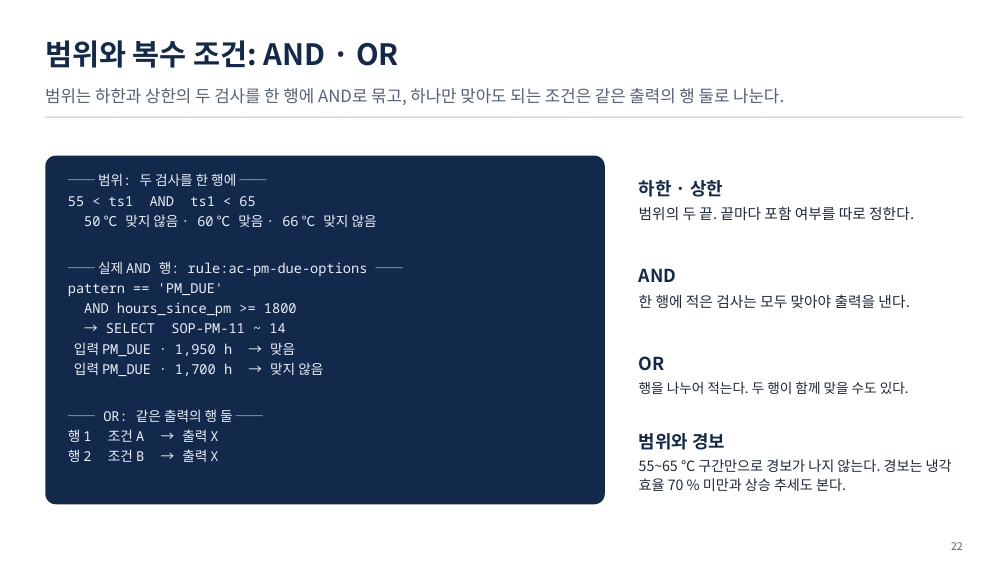
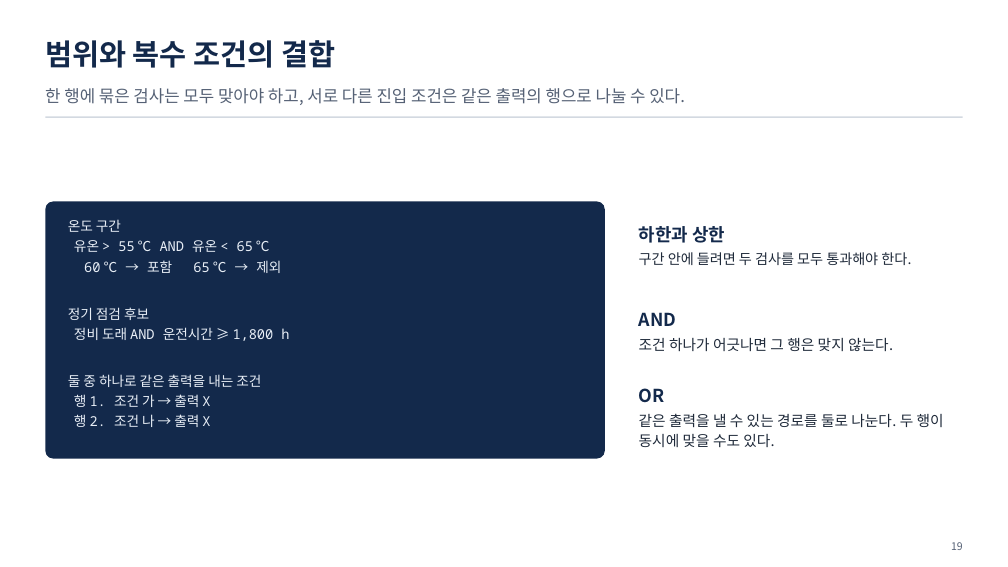
Before and after one commit to uengine-oss/hyd-iot-edu, a slide deck: slide 19 of workspace/강의제작/산출물/통합반/이론/03회차/통합반_03일차.pptx (slide 22 before the commit). Drawn at 1008x567 pixels with LibreOffice and Linux fonts; fonts in the diff are those of the drawing. Boxes give left, top, right and bottom in pixels: in the first picture for what was removed or moved away, otherwise in the second. Text is boxed around its words. In the diff, an @@ line names an element or a change of style, - is before the commit and + after.

```diff
--- a/workspace/강의제작/산출물/통합반/이론/03회차/통합반_03일차.pptx
+++ b/workspace/강의제작/산출물/통합반/이론/03회차/통합반_03일차.pptx
@@ text at [45,40,335,68]: text changed @@
-범위와 복수 조건: AND · OR
+범위와 복수 조건의 결합
@@ text at [45,88,685,105]: text changed @@
-범위는 하한과 상한의 두 검사를 한 행에 AND로 묶고, 하나만 맞아도 되는 조건은 같은 출력의 행 둘로 나눈다.
+한 행에 묶은 검사는 모두 맞아야 하고, 서로 다른 진입 조건은 같은 출력의 행으로 나눌 수 있다.
@@ rounded rectangle: place and size @@
-rounded rectangle at [45,156,605,504]
+rounded rectangle at [45,201,605,458]
@@ text at [68,220,289,427]: text changed; font Noto Sans Mono to Noto Sans CJK KR @@
-── 범위: 두 검사를 한 행에 ──
-55 < ts1 AND ts1 < 65
-50 ℃ 맞지 않음 · 60 ℃ 맞음 · 66 ℃ 맞지 않음
-── 실제 AND 행: rule:ac-pm-due-options ──
-pattern == 'PM_DUE'
-AND hours_since_pm >= 1800
-→ SELECT SOP-PM-11 ~ 14
-입력 PM_DUE · 1,950 h → 맞음
-입력 PM_DUE · 1,700 h → 맞지 않음
-── OR: 같은 출력의 행 둘 ──
-행 1 조건 A → 출력 X
-행 2 조건 B → 출력 X
+온도 구간
+유온 > 55 ℃ AND 유온 < 65 ℃
+60 ℃ → 포함 65 ℃ → 제외
+정기 점검 후보
+정비 도래 AND 운전시간 ≥ 1,800 h
+둘 중 하나로 같은 출력을 내는 조건
+행 1. 조건 가 → 출력 X
+행 2. 조건 나 → 출력 X
@@ text at [639,226,911,265]: text changed; size 14 to 13.5 pt @@
-하한 · 상한
-범위의 두 끝. 끝마다 포함 여부를 따로 정한다.
+하한과 상한
+구간 안에 들려면 두 검사를 모두 통과해야 한다.
@@ text "AND": place and size @@
-text "AND" at [639,268,910,308]
+text "AND" at [639,312,893,351]
@@ text at [639,338,893,351]: text changed @@
-한 행에 적은 검사는 모두 맞아야 출력을 낸다.
+조건 하나가 어긋나면 그 행은 맞지 않는다.
@@ text "OR": place and size @@
-text "OR" at [639,356,909,394]
+text "OR" at [639,388,944,447]
@@ text at [639,413,944,447]: text changed; size 13 to 14 pt @@
-행을 나누어 적는다. 두 행이 함께 맞을 수도 있다.
+같은 출력을 낼 수 있는 경로를 둘로 나눈다. 두 행이 동시에 맞을 수도 있다.
@@ text removed at [639,433,952,491] @@
-범위와 경보
-55~65 ℃ 구간만으로 경보가 나지 않는다. 경보는 냉각 효율 70 % 미만과 상승 추세도 본다.
@@ text at [951,542,963,550]: text changed @@
-22
+19
```
Also in this commit, not shown: 27 other slides changed, 21 slides added, 38 slides removed, 13 other files.
